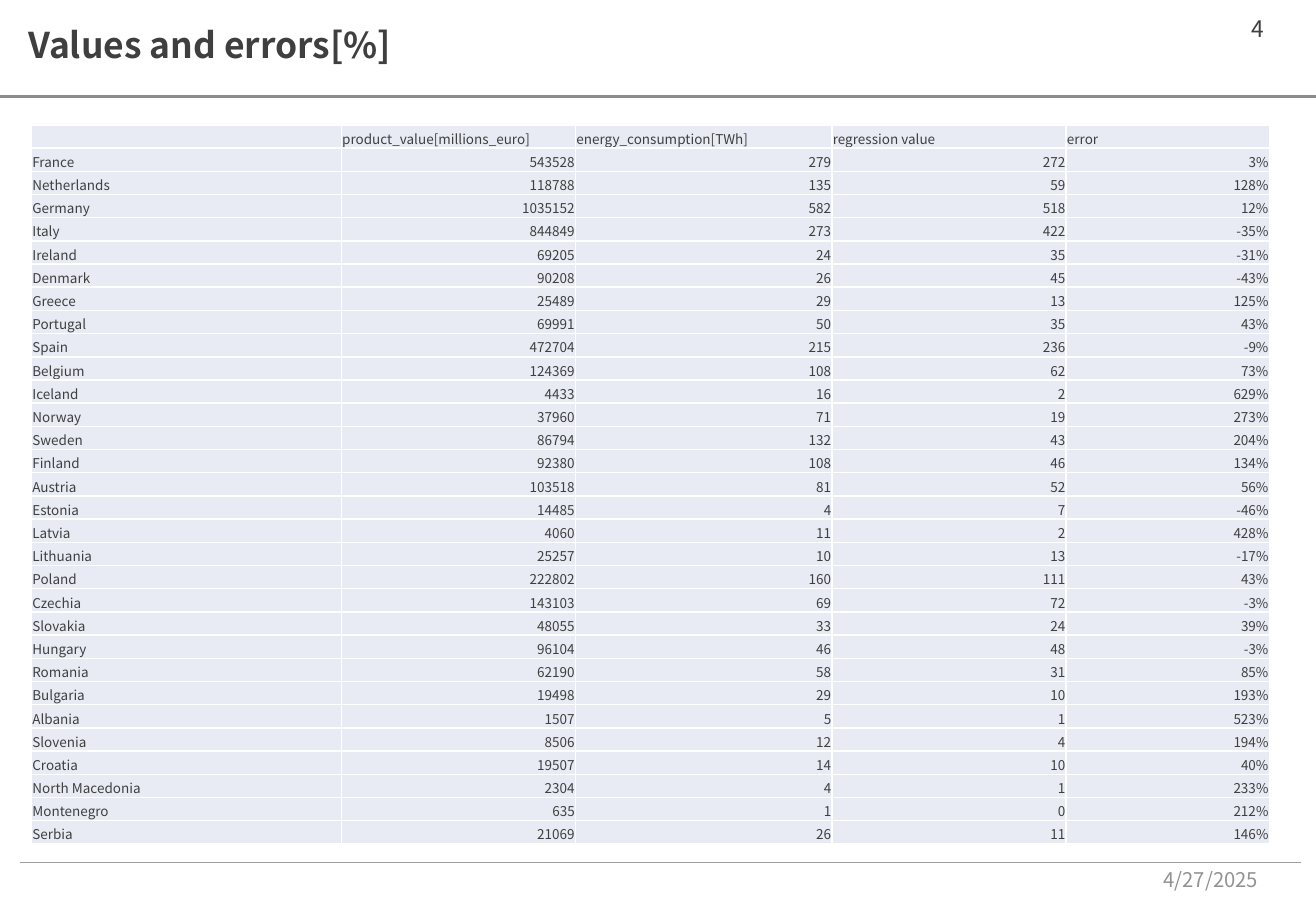
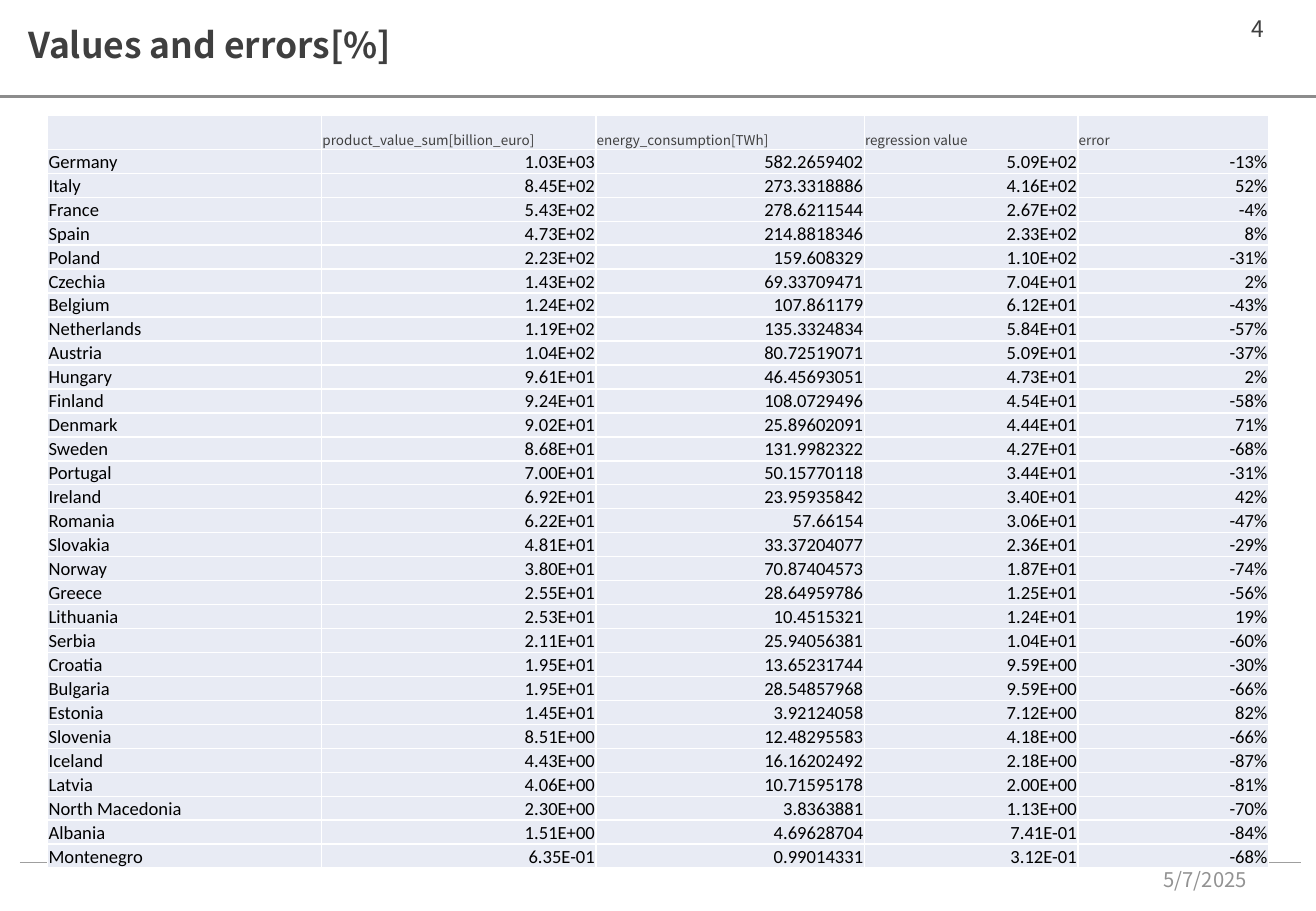
Before and after one commit to moooyu1121/JED_validation, a slide deck: slide 4 of 0426_industry.pptx. Drawn at 1316x911 pixels with LibreOffice and Linux fonts; fonts in the diff are those of the drawing. Boxes give left, top, right and bottom in pixels: in the first picture for what was removed or moved away, otherwise in the second. Text is boxed around its words. In the diff, an @@ line names an element or a change of style, - is before the commit and + after.

```diff
--- a/0426_industry.pptx
+++ b/0426_industry.pptx
@@ table at (47,115,1270,870) @@
-row 1, column 2: product_value[millions_euro]
+row 1, column 2: product_value_sum[billion_euro]
-row 2: France | 543528 | 279 | 272 | 3%
+row 2: Germany | 1.03E+03 | 582.2659402 | 5.09E+02 | -13%
-row 3: Netherlands | 118788 | 135 | 59 | 128%
+row 3: Italy | 8.45E+02 | 273.3318886 | 4.16E+02 | 52%
-row 4: Germany | 1035152 | 582 | 518 | 12%
+row 4: France | 5.43E+02 | 278.6211544 | 2.67E+02 | -4%
-row 5: Italy | 844849 | 273 | 422 | -35%
+row 5: Spain | 4.73E+02 | 214.8818346 | 2.33E+02 | 8%
-row 6: Ireland | 69205 | 24 | 35 | -31%
+row 6: Poland | 2.23E+02 | 159.608329 | 1.10E+02 | -31%
-row 7: Denmark | 90208 | 26 | 45 | -43%
+row 7: Czechia | 1.43E+02 | 69.33709471 | 7.04E+01 | 2%
-row 8: Greece | 25489 | 29 | 13 | 125%
+row 8: Belgium | 1.24E+02 | 107.861179 | 6.12E+01 | -43%
-row 9: Portugal | 69991 | 50 | 35 | 43%
+row 9: Netherlands | 1.19E+02 | 135.3324834 | 5.84E+01 | -57%
-row 10: Spain | 472704 | 215 | 236 | -9%
+row 10: Austria | 1.04E+02 | 80.72519071 | 5.09E+01 | -37%
-row 11: Belgium | 124369 | 108 | 62 | 73%
+row 11: Hungary | 9.61E+01 | 46.45693051 | 4.73E+01 | 2%
-row 12: Iceland | 4433 | 16 | 2 | 629%
+row 12: Finland | 9.24E+01 | 108.0729496 | 4.54E+01 | -58%
-row 13: Norway | 37960 | 71 | 19 | 273%
+row 13: Denmark | 9.02E+01 | 25.89602091 | 4.44E+01 | 71%
-row 14: Sweden | 86794 | 132 | 43 | 204%
+row 14: Sweden | 8.68E+01 | 131.9982322 | 4.27E+01 | -68%
-row 15: Finland | 92380 | 108 | 46 | 134%
+row 15: Portugal | 7.00E+01 | 50.15770118 | 3.44E+01 | -31%
-row 16: Austria | 103518 | 81 | 52 | 56%
+row 16: Ireland | 6.92E+01 | 23.95935842 | 3.40E+01 | 42%
-row 17: Estonia | 14485 | 4 | 7 | -46%
+row 17: Romania | 6.22E+01 | 57.66154 | 3.06E+01 | -47%
-row 18: Latvia | 4060 | 11 | 2 | 428%
+row 18: Slovakia | 4.81E+01 | 33.37204077 | 2.36E+01 | -29%
-row 19: Lithuania | 25257 | 10 | 13 | -17%
+row 19: Norway | 3.80E+01 | 70.87404573 | 1.87E+01 | -74%
-row 20: Poland | 222802 | 160 | 111 | 43%
+row 20: Greece | 2.55E+01 | 28.64959786 | 1.25E+01 | -56%
-row 21: Czechia | 143103 | 69 | 72 | -3%
+row 21: Lithuania | 2.53E+01 | 10.4515321 | 1.24E+01 | 19%
-row 22: Slovakia | 48055 | 33 | 24 | 39%
+row 22: Serbia | 2.11E+01 | 25.94056381 | 1.04E+01 | -60%
-row 23: Hungary | 96104 | 46 | 48 | -3%
+row 23: Croatia | 1.95E+01 | 13.65231744 | 9.59E+00 | -30%
-row 24: Romania | 62190 | 58 | 31 | 85%
+row 24: Bulgaria | 1.95E+01 | 28.54857968 | 9.59E+00 | -66%
-row 25: Bulgaria | 19498 | 29 | 10 | 193%
+row 25: Estonia | 1.45E+01 | 3.92124058 | 7.12E+00 | 82%
-row 26: Albania | 1507 | 5 | 1 | 523%
+row 26: Slovenia | 8.51E+00 | 12.48295583 | 4.18E+00 | -66%
-row 27: Slovenia | 8506 | 12 | 4 | 194%
+row 27: Iceland | 4.43E+00 | 16.16202492 | 2.18E+00 | -87%
-row 28: Croatia | 19507 | 14 | 10 | 40%
+row 28: Latvia | 4.06E+00 | 10.71595178 | 2.00E+00 | -81%
-row 29: North Macedonia | 2304 | 4 | 1 | 233%
+row 29: North Macedonia | 2.30E+00 | 3.8363881 | 1.13E+00 | -70%
-row 30: Montenegro | 635 | 1 | 0 | 212%
+row 30: Albania | 1.51E+00 | 4.69628704 | 7.41E-01 | -84%
-row 31: Serbia | 21069 | 26 | 11 | 146%
+row 31: Montenegro | 6.35E-01 | 0.99014331 | 3.12E-01 | -68%
@@ size 8 to 11 pt, font Noto Sans CJK JP to Calibri, text colour #3F3F3F to #000000 in "-31%", "Sweden", "North Macedonia" @@
@@ table: place and size @@
-table at (32,125,1270,846)
+table at (47,115,1270,870)
@@ text at (1164,871,1247,891): text changed @@
-4/27/2025
+5/7/2025
```
Also in this commit, not shown: 7 other slides changed, 1 slide added, 1 slide removed, 6 other files.
